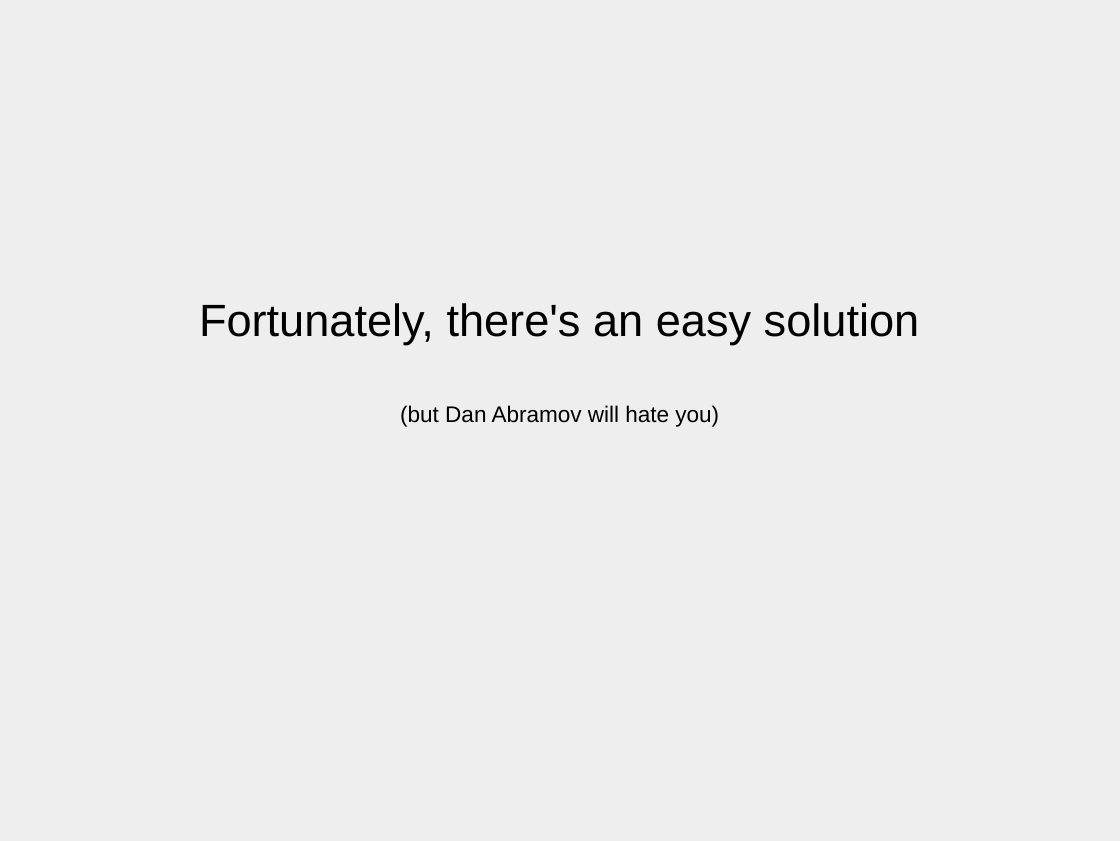
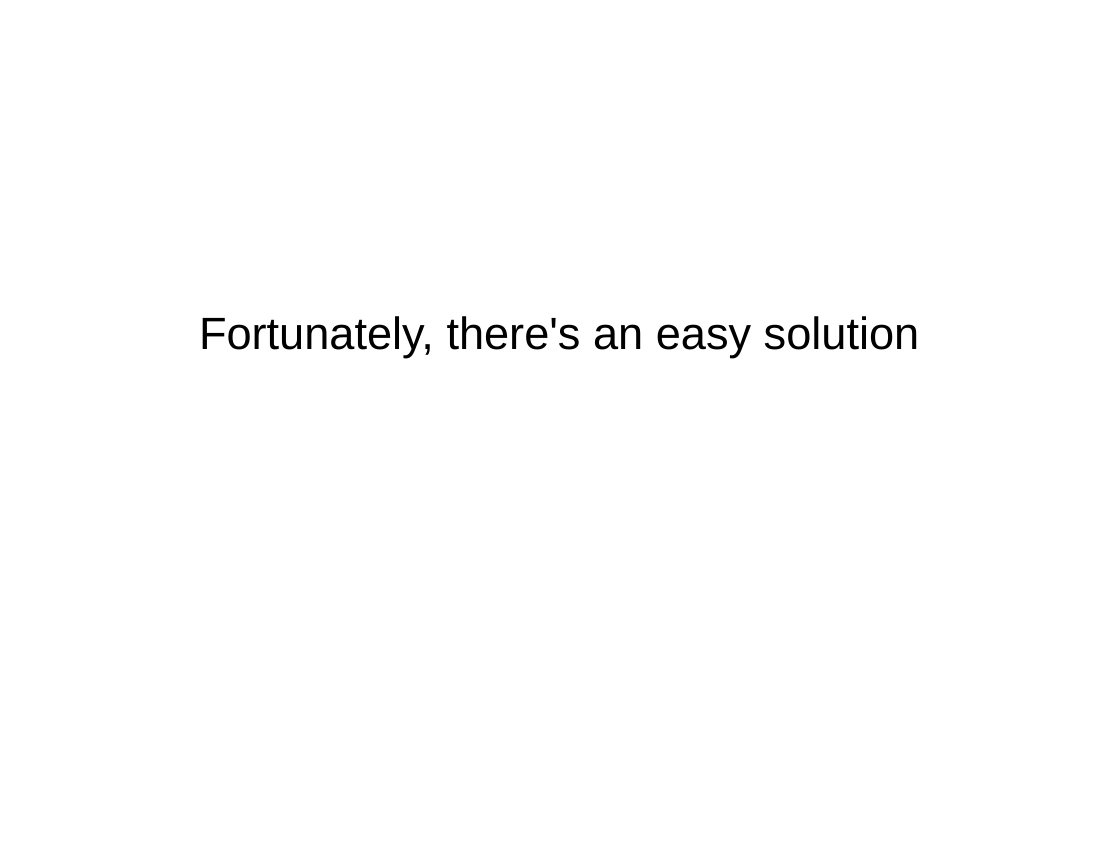
Before and after one commit to johnBartos/react-d3-demo, a slide deck: slide 6 of d3slides.odp. Drawn at 1120x841 pixels with LibreOffice and Linux fonts; fonts in the diff are those of the drawing. Boxes give left, top, right and bottom in pixels: in the first picture for what was removed or moved away, otherwise in the second. Text is boxed around its words. In the diff, an @@ line names an element or a change of style, - is before the commit and + after.

```diff
--- a/d3slides.odp
+++ b/d3slides.odp
@@ background #EEEEEE to #FFFFFF @@
@@ subtitle "Fortunately, there's an easy solution" at [199, 316, 920, 358]: more space between paragraphs @@
@@ subtitle at [400, 405, 719, 427]: paragraph removed @@
-(but Dan Abramov will hate you)
```
Also in this commit, not shown: 12 other slides changed, 4 slides added, 6 slides removed.
